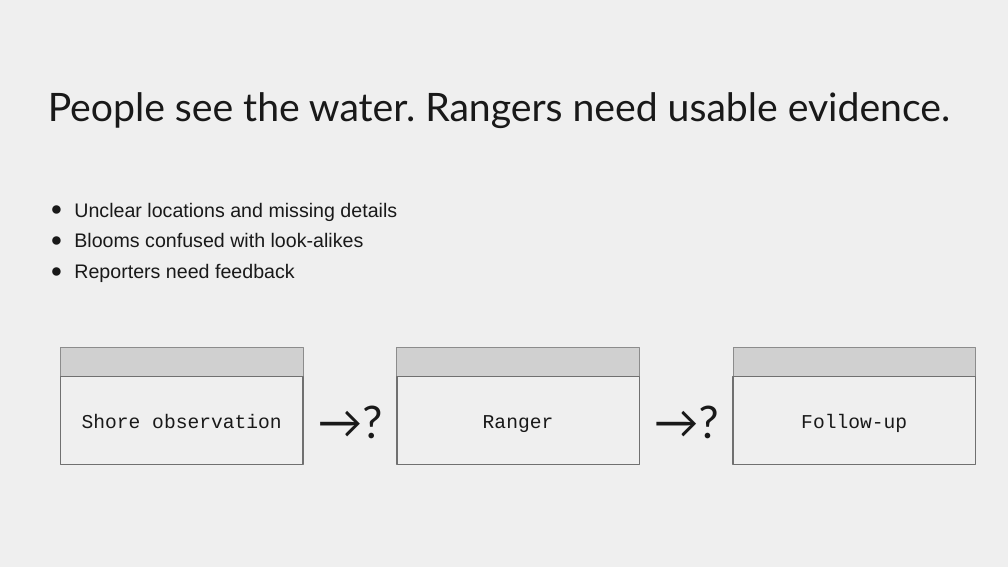
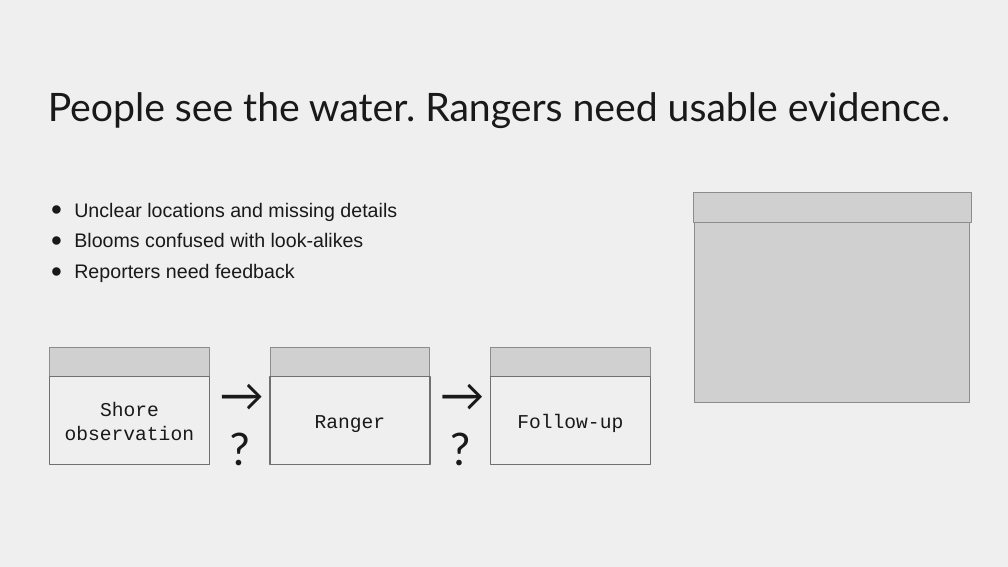
Before and after one commit to NathanDiep123/Verdant, a slide deck: slide 2 of docs/presentation/verdant-presentation.pptx. Drawn at 1008x567 pixels with LibreOffice and Linux fonts; fonts in the diff are those of the drawing; grey boxes stand for pictures; background and template pictures are left out. Boxes give left, top, right and bottom in pixels: in the first picture for what was removed or moved away, otherwise in the second. Text is boxed around its words. In the diff, an @@ line names an element or a change of style, - is before the commit and + after.

Commit message:
Add pictures to presentation slides

```diff
--- a/docs/presentation/verdant-presentation.pptx
+++ b/docs/presentation/verdant-presentation.pptx
@@ picture added at (x1=694, y1=193, x2=972, y2=222) @@
@@ picture added at (x1=695, y1=222, x2=970, y2=402) @@
@@ picture resized from (x1=60, y1=347, x2=303, y2=376) to (x1=49, y1=347, x2=210, y2=376) @@
@@ picture resized from (x1=397, y1=347, x2=640, y2=376) to (x1=270, y1=347, x2=430, y2=376) @@
@@ picture resized from (x1=733, y1=347, x2=976, y2=376) to (x1=491, y1=347, x2=651, y2=376) @@
@@ rectangle "Shore observation" resized from (x1=60, y1=377, x2=303, y2=465) to (x1=49, y1=377, x2=210, y2=465) @@
@@ text "→?" rewrapped from (x1=303, y1=377, x2=397, y2=465) to (x1=210, y1=377, x2=270, y2=465) @@
@@ rectangle "Ranger" resized from (x1=397, y1=377, x2=640, y2=465) to (x1=270, y1=377, x2=430, y2=465) @@
@@ text "→?" rewrapped from (x1=639, y1=377, x2=733, y2=465) to (x1=430, y1=377, x2=491, y2=465) @@
@@ rectangle "Follow-up" resized from (x1=733, y1=377, x2=976, y2=465) to (x1=491, y1=377, x2=651, y2=465) @@
```
Also in this commit, not shown: 4 other slides changed, 1 other file.
